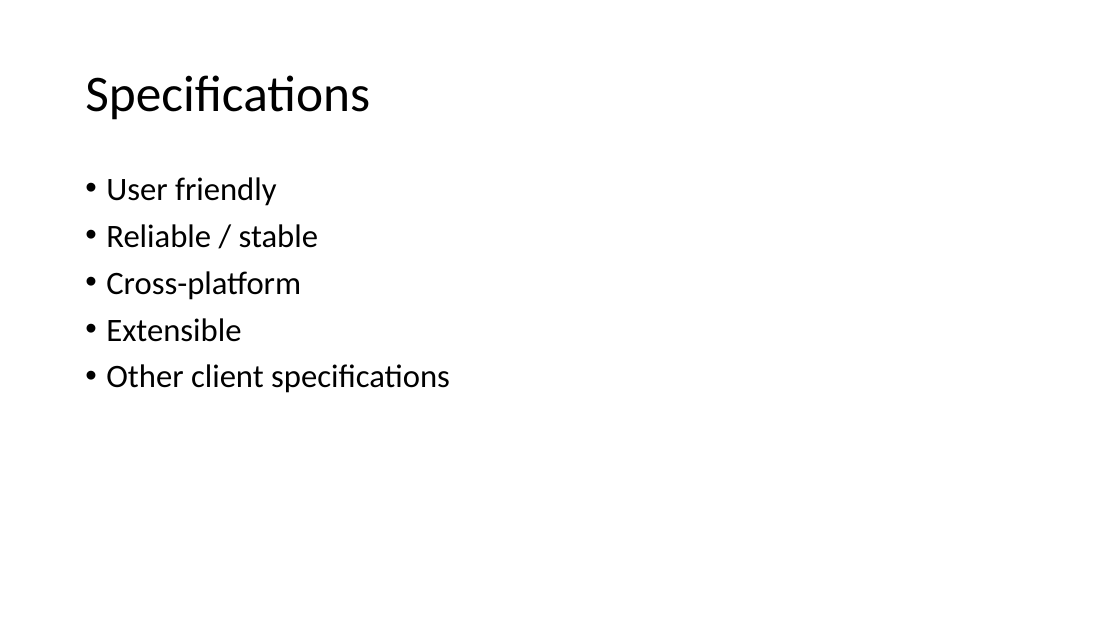
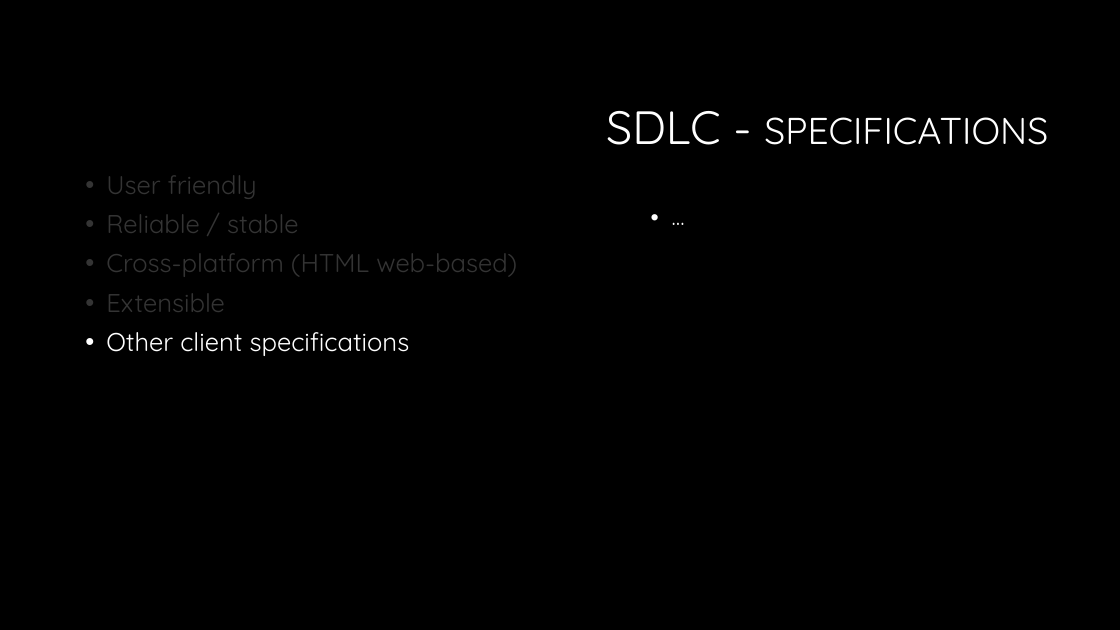
Before and after one commit to petrusfourie/health_first, a slide deck: slide 21 of Hospital_Management_Project.pptx (slide 4 before the commit). Drawn at 1120x630 pixels with LibreOffice and Linux fonts; fonts in the diff are those of the drawing; background and template pictures are left out. Boxes give left, top, right and bottom in pixels: in the first picture for what was removed or moved away, otherwise in the second. Text is boxed around its words. In the diff, an @@ line names an element or a change of style, - is before the commit and + after.

Commit message:
Updated slides - waiting for UML design

```diff
--- a/Hospital_Management_Project.pptx
+++ b/Hospital_Management_Project.pptx
@@ background #FFFFFF to #000000 @@
@@ title at (606, 111, 1048, 145): text changed; size 44 to 32 pt; font Calibri to Quicksand; text colour #000000 to #FFFFFF @@
-Specifications
+SDLC - SPECIFICATIONS
@@ text at (106, 175, 410, 356): size 28 to 22 pt, font Calibri to Quicksand in "User friendly", "Reliable / stable", "Extensible", "Other client specifications"; text colour #000000 to #343434 in "User friendly", "Reliable / stable", "Extensible"; text colour #000000 to #FFFFFF in "Other client specifications" @@
@@ text added at (642, 202, 1057, 571), 20 pt, text #FFFFFF @@
+• …
@@ text at (106, 253, 517, 277): text changed; size 28 to 22 pt; font Calibri to Quicksand; text colour #000000 to #343434 @@
-• Cross-platform
+• Cross-platform (HTML web-based)
```
Also in this commit, not shown: 13 other slides changed, 9 slides added.
